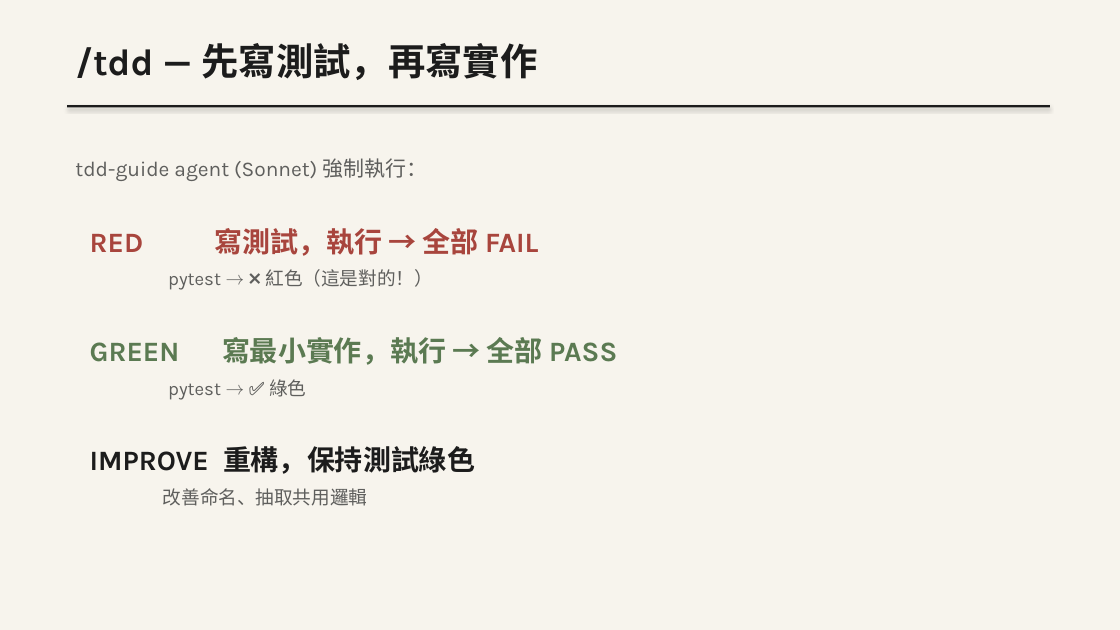
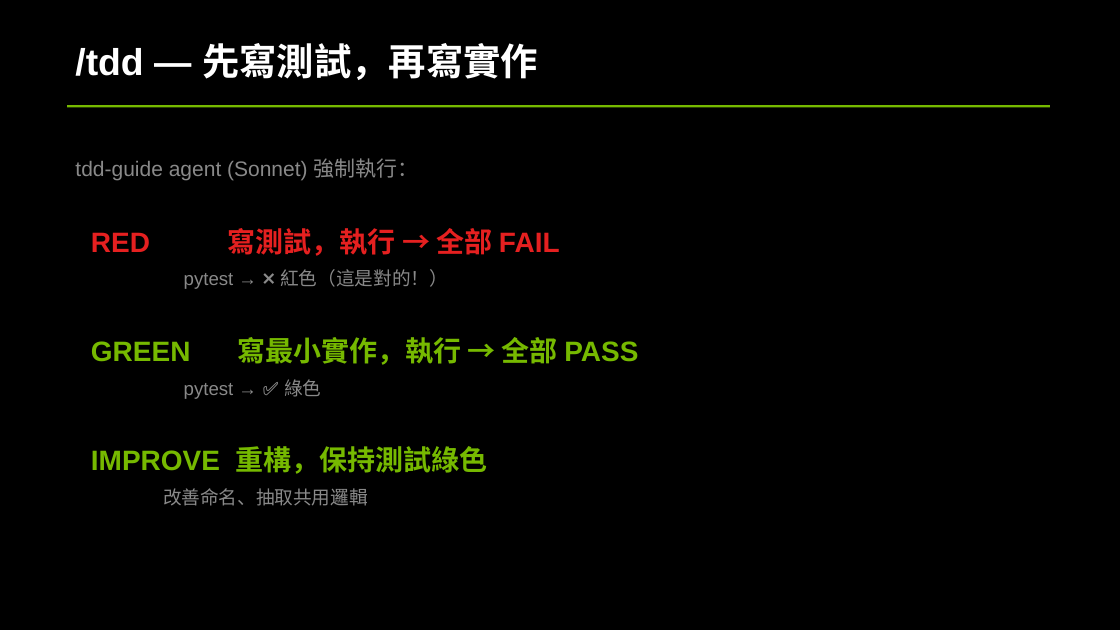
Before and after one commit to bheadwei/claude-GUNDAM-zh-tw, a slide deck: slide 28 of workshop/docs/slides/VibeCoding_Workshop.pptx (slide 21 before the commit). Drawn at 1120x630 pixels with LibreOffice and Linux fonts; fonts in the diff are those of the drawing. Boxes give left, top, right and bottom in pixels: in the first picture for what was removed or moved away, otherwise in the second. Text is boxed around its words. In the diff, an @@ line names an element or a change of style, - is before the commit and + after.

```diff
--- a/workshop/docs/slides/VibeCoding_Workshop.pptx
+++ b/workshop/docs/slides/VibeCoding_Workshop.pptx
@@ background #F7F4ED to #000000 @@
@@ text "/tdd — 先寫測試，再寫實作" at box(75, 43, 538, 80): font Karla to Arial, text colour #1C1C1C to #FFFFFF @@
@@ rectangle at box(67, 105, 1050, 108): fill #1C1C1C to #76B900 @@
@@ text "tdd-guide agent (Sonnet) 強制執行：" at box(75, 158, 638, 506): font Karla to Arial; text colour #5F5F5D to #898989 in "tdd-guide agent (Sonnet) 強制執行：", "pytest → ❌ 紅色（這是對的！）", "pytest → ✅ 綠色", "改善命名、抽取共用邏輯"; text colour #A8453D to #E52020 in "RED 寫測試，執行 → 全部 FAIL"; text colour #5B7A52 to #76B900 in "GREEN 寫最小實作，執行 → 全部 PASS"; text colour #1C1C1C to #76B900 in "IMPROVE 重構，保持測試綠色" @@
```
Also in this commit, not shown: 38 other slides changed, 7 slides added, 3 other files.
